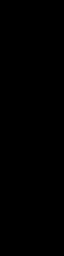
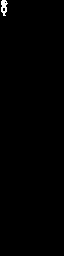
Two versions of the same layered image (64px x 256px). Layer-by-layer changes:
painted on "Background" over [left=1, top=0, right=8, bottom=16]
